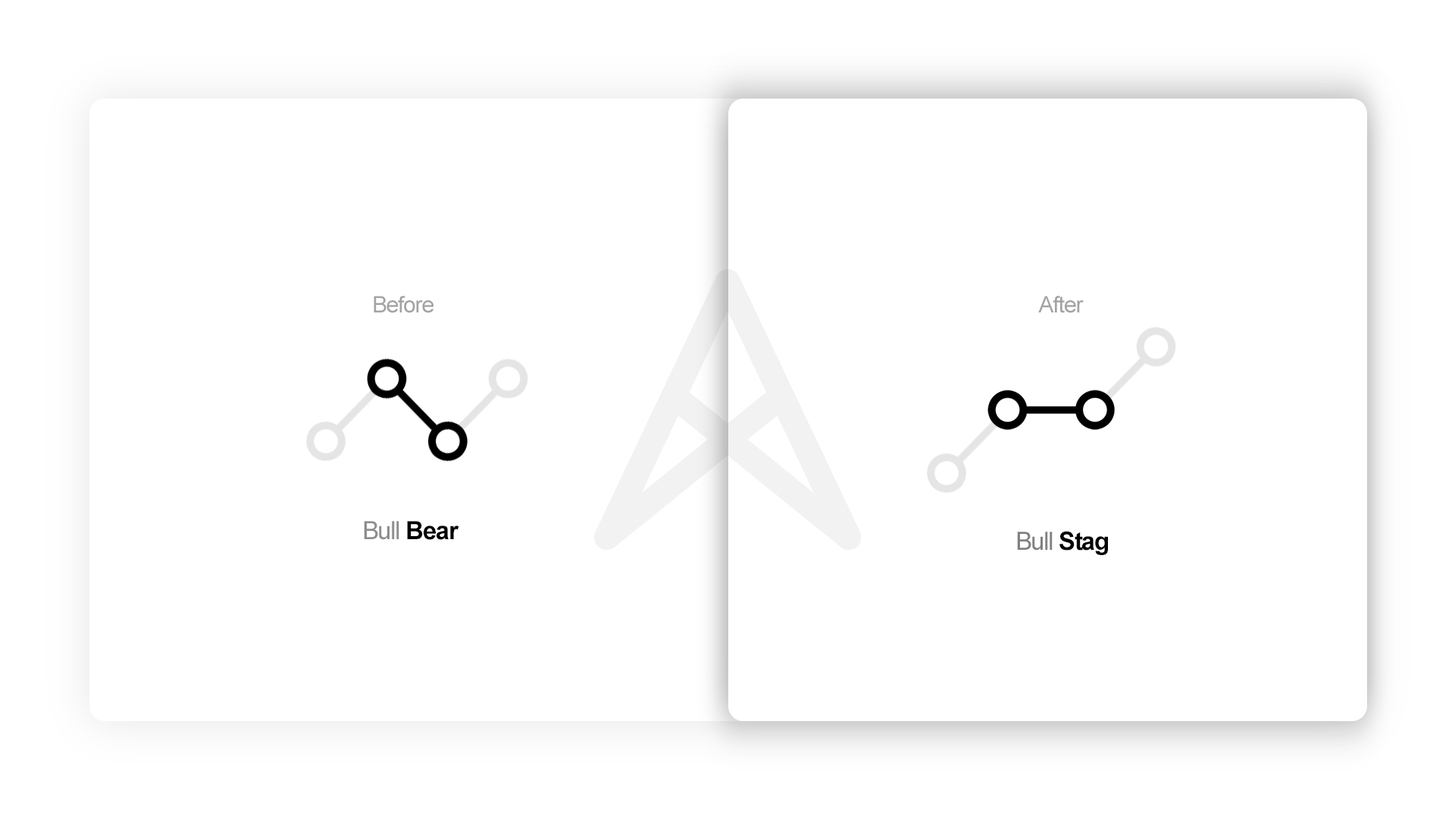
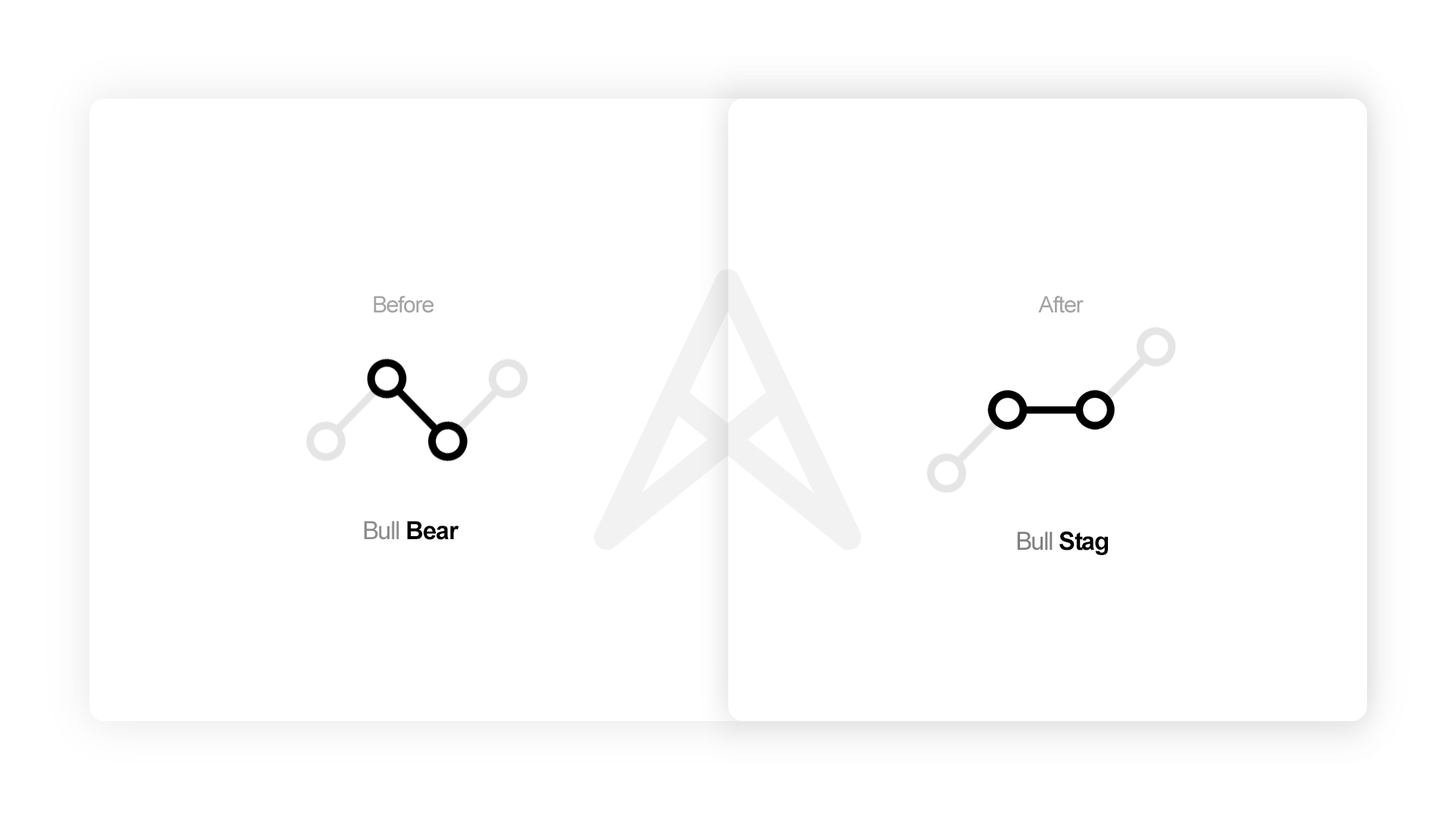
Revision of a layered 1455px x 819px image; what changed, layer by layer:
"Rectangle 1 copy 3": opacity 30% → 10% over [703, 62, 1388, 757]
